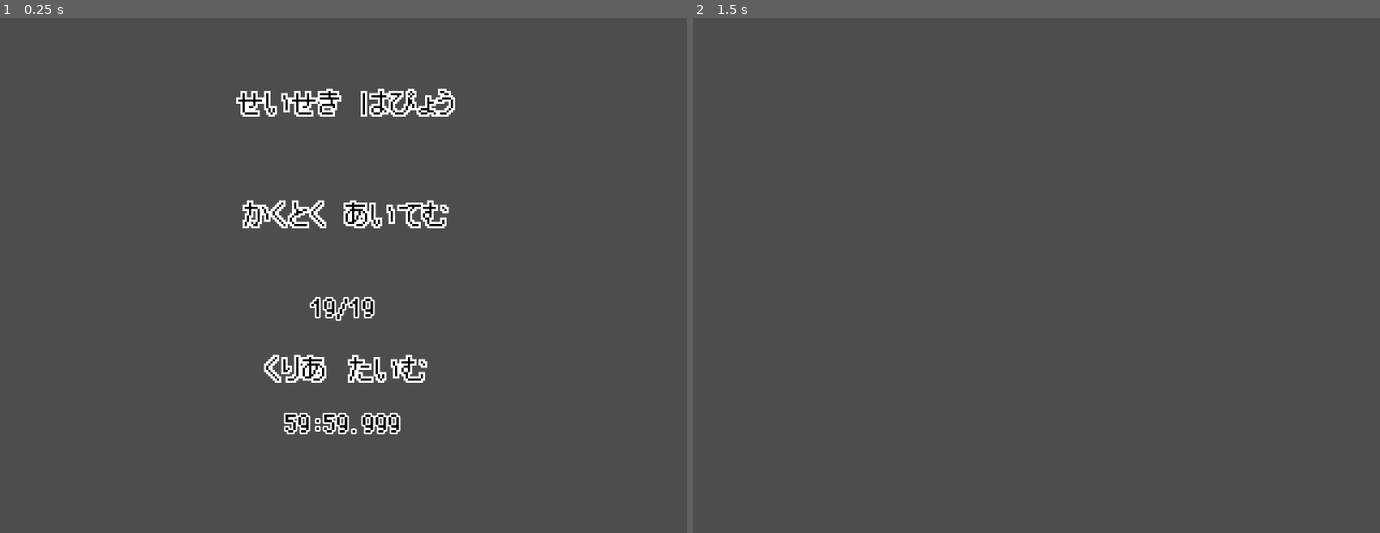
Above: before the commit, frames 1-2 (left to right).
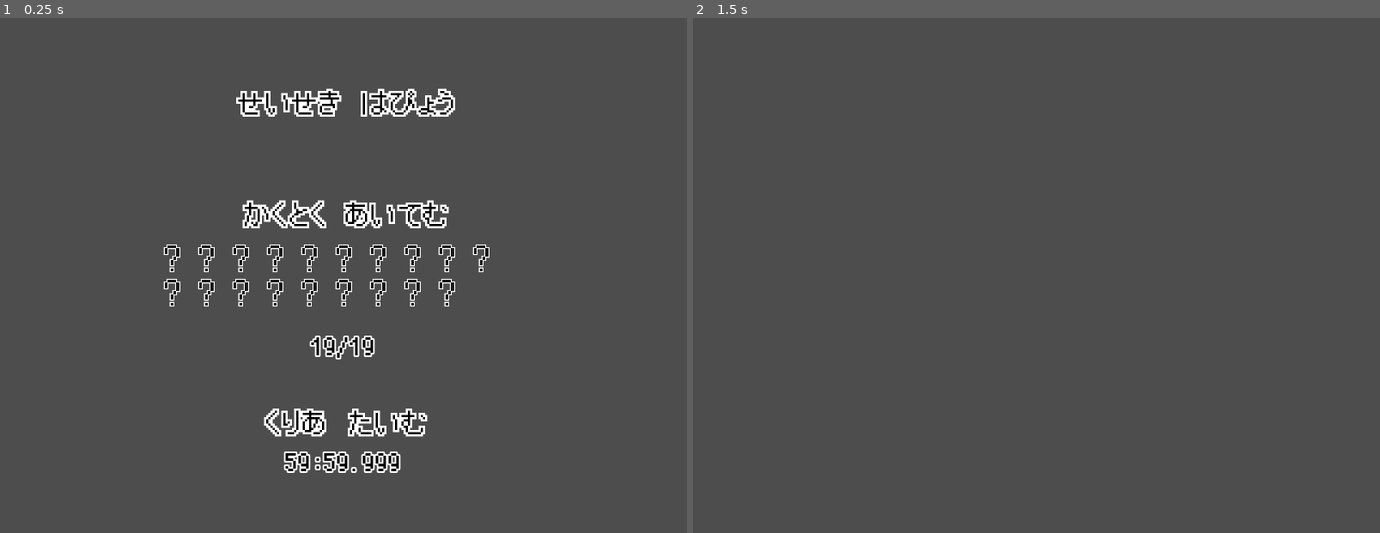
Above: after the commit, the same moments.

Repository: syun77/gd_ino
Game: Godot game, scene res://src/scenes/result/Result.tscn
The game is run twice, just before and just after one commit, with the same random seed, the same clock (stepped at 60 frames per second) and the same inputs.
Inputs (mouse positions are in pixels of both pictures, inside the frame that each line leads up to):
- Up to frame 1 (0.25 s): no input
- Up to frame 2 (1.5 s): tap Enter at 0.5 s; move the mouse to (1187, 249) at 0.52 s; hold Space (action) 0.53-1.28 s; hold Right (ui_right) from 0.53 s (still down); tap R (reset) at 1.25 s; move the mouse to (899, 301) at 1.27 s; tap Space (action) at 1.35 s

The runs differ from the first frame. In frame 1, 4.0% of the frame differs, in the area x 23-72%, y 44-89%; in frame 2, nothing differs.

Commit message:
リザルト実装中

Diff:
--- a/gd_ino/src/scenes/result/Result.gd
+++ b/gd_ino/src/scenes/result/Result.gd
@@ -5,6 +5,8 @@
 # -----------------------------------------
 # const.
 # -----------------------------------------
+const TILE_TEXTURE = preload("res://assets/tiles/tile.png")
+
 enum eState {
 	INIT,
 	MAIN,
@@ -16,6 +18,7 @@
 # -----------------------------------------
 @onready var _txt_item = $GainItem
 @onready var _txt_time = $ClearTime
+@onready var _item_marker = $ItemMarker
 
 # -----------------------------------------
 # var.
@@ -36,6 +39,25 @@
 	var time = "%2d:%02d.%03d"%[minute, sec, msec]
 	_txt_time.text = time
 
+	# 獲得アイテムを表示.
+	var size = 64
+	var pos = _item_marker.position
+	pos.x -= ((10+1)/2) * size
+	var p = pos
+	for i in range(Map.ITEM_NUM):
+		var spr = Sprite2D.new()
+		spr.texture = TILE_TEXTURE
+		spr.vframes = 8
+		spr.hframes = 16
+		spr.frame = 99
+		spr.position = p
+		add_child(spr)
+		p.x += size
+		if i % 10 == 9:
+			p.x = pos.x
+			p.y += size
+
+
 ## 更新.
 func _physics_process(_delta: float) -> void:
 	match _state:
--- a/gd_ino/src/scenes/result/Result.tscn
+++ b/gd_ino/src/scenes/result/Result.tscn
@@ -14,9 +14,9 @@
 
 [node name="GainItem" type="Label" parent="."]
 offset_left = 552.0
-offset_top = 512.0
+offset_top = 584.0
 offset_right = 728.0
-offset_bottom = 569.0
+offset_bottom = 641.0
 text = "999"
 label_settings = ExtResource("2_re1be")
 horizontal_alignment = 1
@@ -24,10 +24,13 @@
 
 [node name="ClearTime" type="Label" parent="."]
 offset_left = 512.0
-offset_top = 728.0
+offset_top = 800.0
 offset_right = 768.0
-offset_bottom = 785.0
+offset_bottom = 857.0
 text = "59:59.999"
 label_settings = ExtResource("2_re1be")
 horizontal_alignment = 1
 vertical_alignment = 1
+
+[node name="ItemMarker" type="Marker2D" parent="."]
+position = Vector2(640, 448)
Binary file changed: gd_ino/assets/images/result.png
Binary file changed: gd_ino/assets/tiles/tile.png
